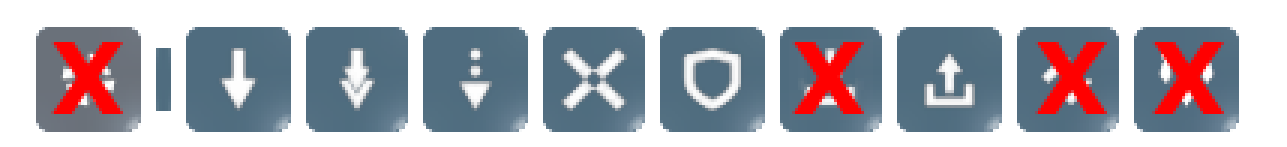
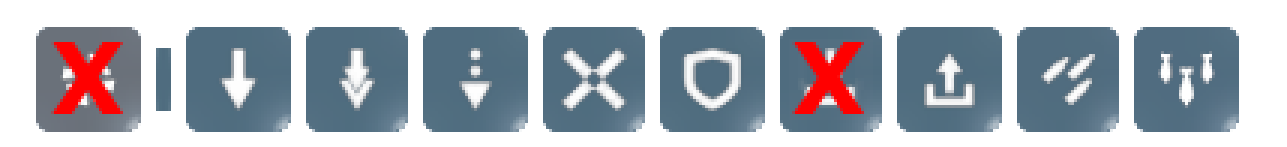
Two versions of the same layered image (1287x147). Layer-by-layer changes:
hid "X #3" over [1152, 42, 1224, 114]
hid "X #2" over [1035, 42, 1107, 114]
